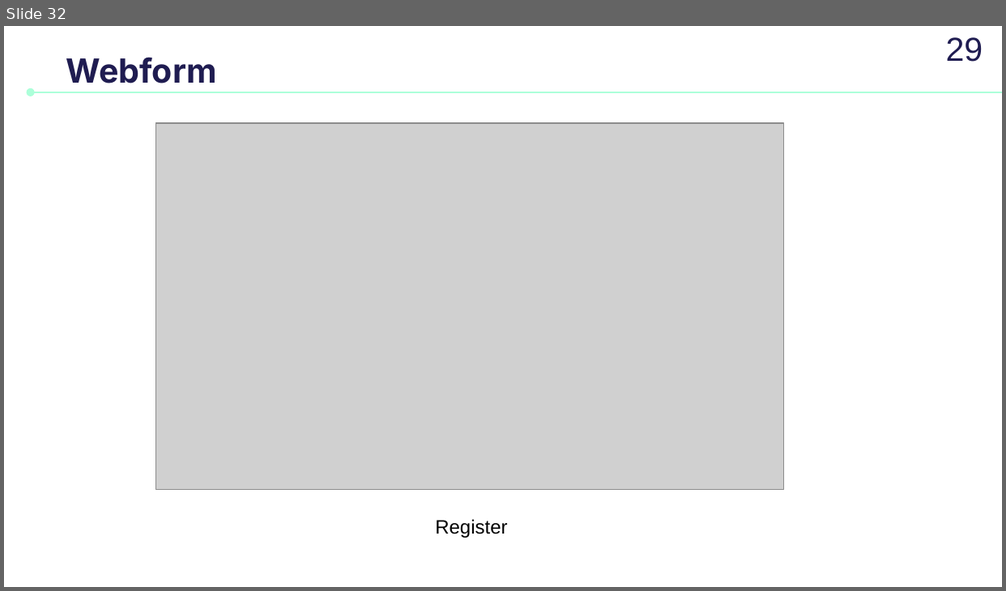
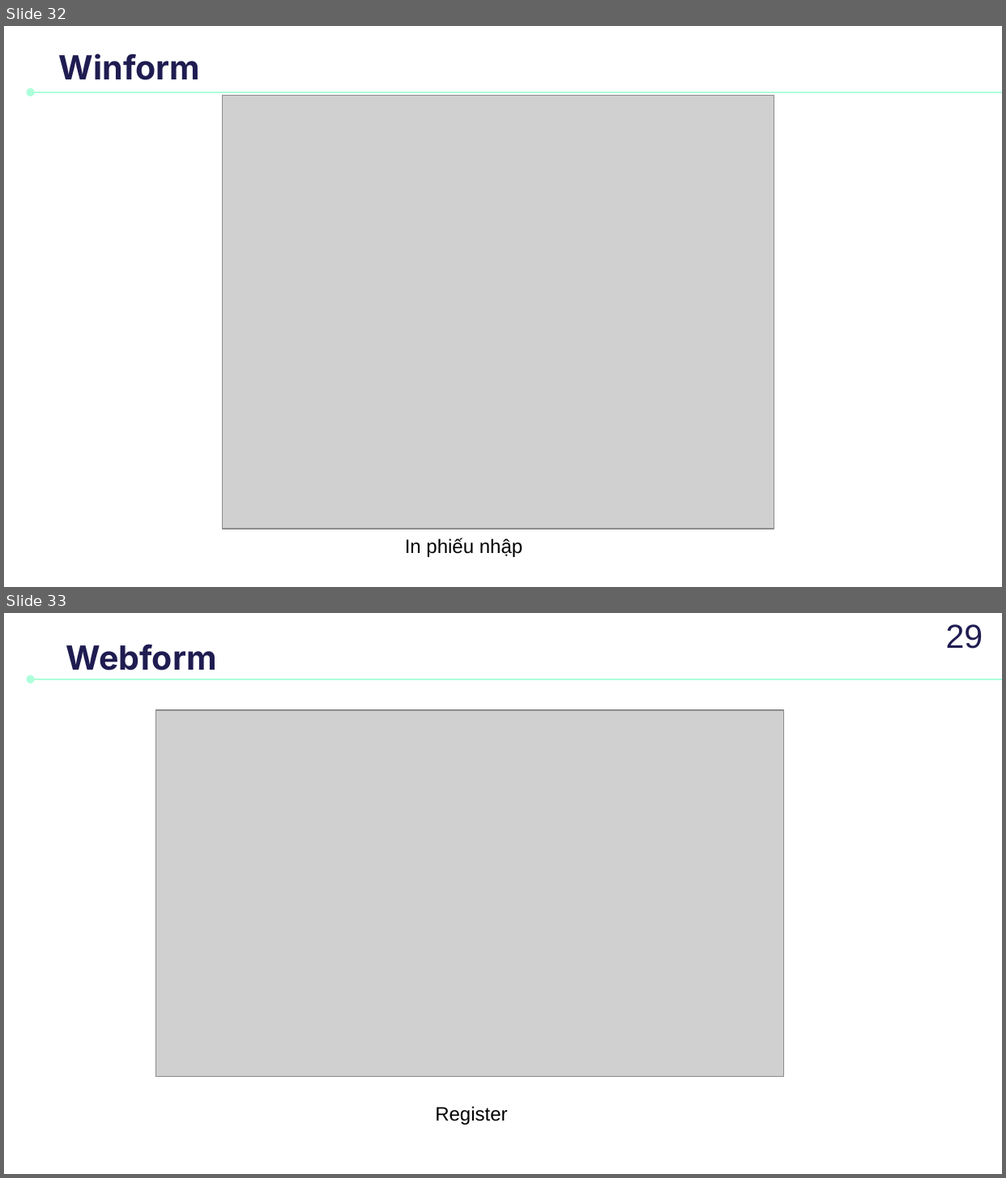
Before and after one commit to Hung21j/Final, a slide deck: G16.pptx. Shown one above the other, each under a label of ours: slide 32 before the commit, slides 32 and 33 after it. The pictures are 1006x591 and 1006x1178 pixels, drawn with LibreOffice and Linux fonts; fonts in the diff are those of the drawing; grey boxes stand for pictures. Boxes give left, top, right and bottom in pixels: in the first picture for what was removed or moved away, otherwise in the second. Text is boxed around its words. In the diff, an @@ line names an element or a change of style, - is before the commit and + after.

```diff
--- a/G16.pptx
+++ b/G16.pptx
@@ slide 32 added at bbox=[4, 26, 1002, 587], background #FFFFFF; not listed: 1 template element that a slide beside it also shows @@
@@ title added at bbox=[59, 54, 200, 80], 24 pt, text #1F1C51, bold @@
+Winform
@@ picture added at bbox=[223, 95, 774, 529] @@
@@ text added at bbox=[405, 538, 522, 557], 14 pt, text #000000 @@
+In phiếu nhập
@@ what was slide 32 is now slide 33 @@
```
Also in this commit, not shown: 1 other file.
